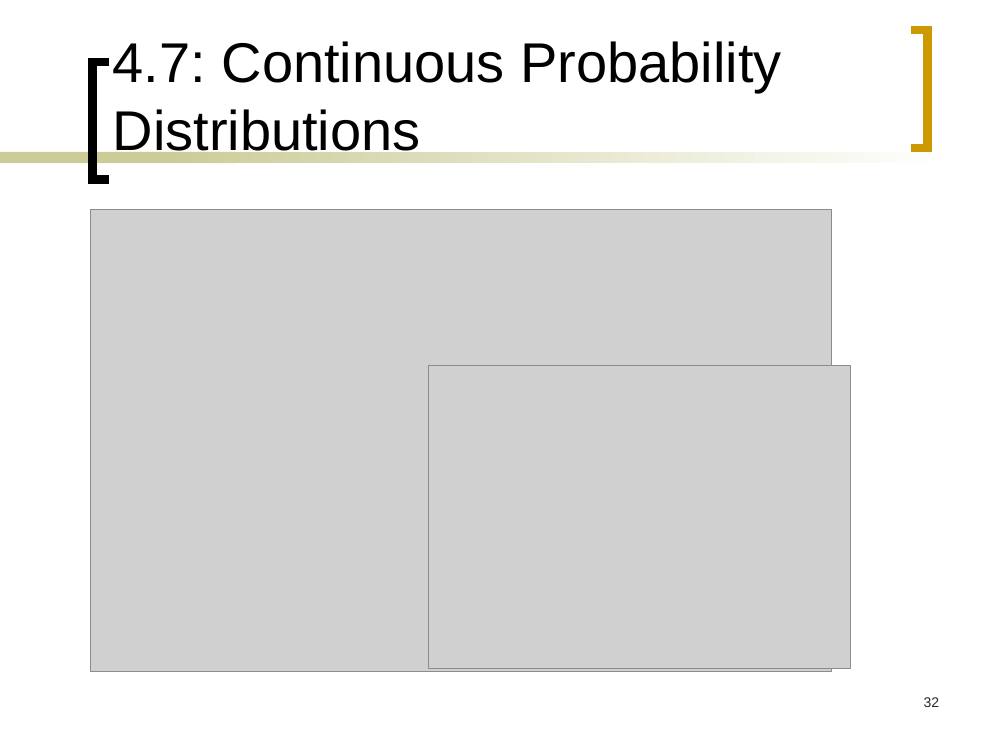
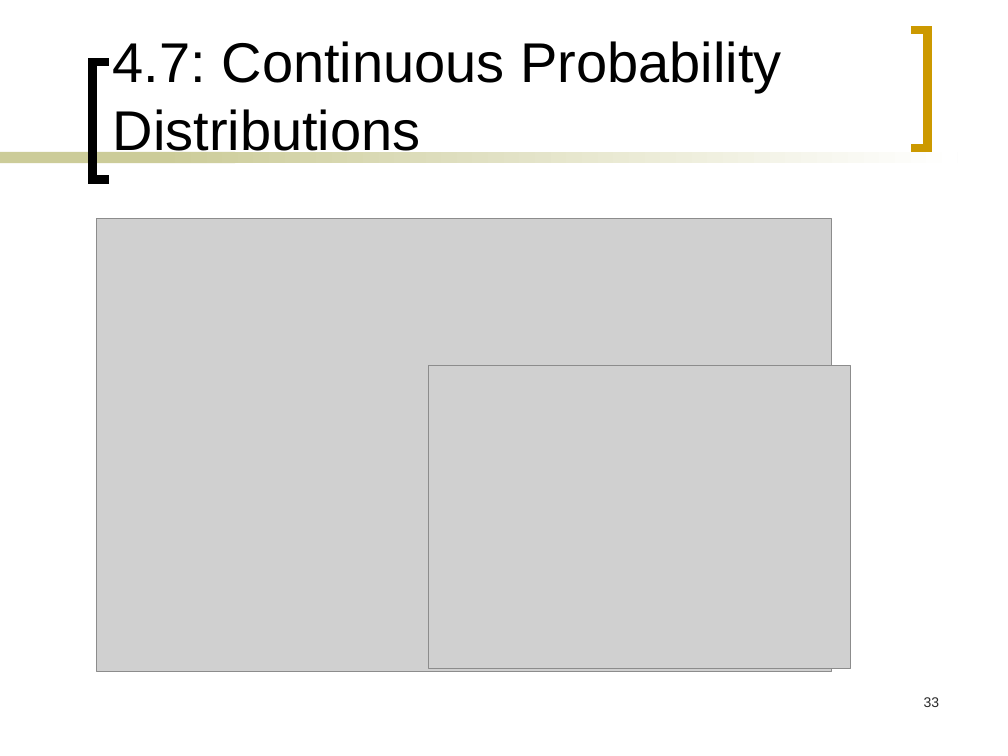
Before and after one commit to arghyadipchak/B2Sem1, a slide deck: slide 33 of Statistics/Lectures/Lecture04.ppt (slide 32 before the commit). Drawn at 1008x756 pixels with LibreOffice and Linux fonts; fonts in the diff are those of the drawing; grey boxes stand for pictures. Boxes give left, top, right and bottom in pixels: in the first picture for what was removed or moved away, otherwise in the second. Text is boxed around its words. In the diff, an @@ line names an element or a change of style, - is before the commit and + after.

```diff
--- a/Statistics/Lectures/Lecture04.ppt
+++ b/Statistics/Lectures/Lecture04.ppt
@@ picture resized from (x1=91, y1=210, x2=832, y2=672) to (x1=97, y1=219, x2=832, y2=672) @@
@@ page number at (x1=924, y1=697, x2=940, y2=707): text changed @@
-32
+33
```
Also in this commit, not shown: 6 other slides changed, 1 slide added, 23 other files.
